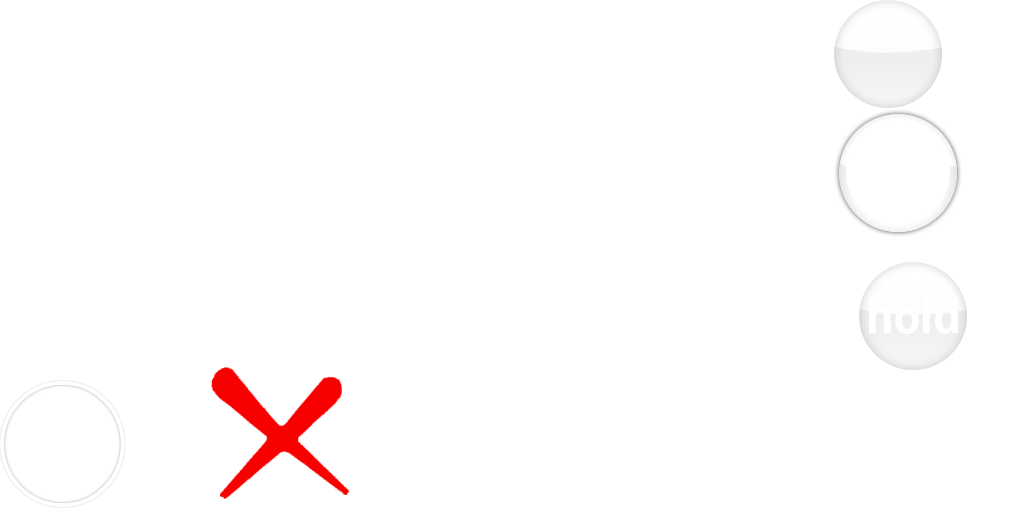
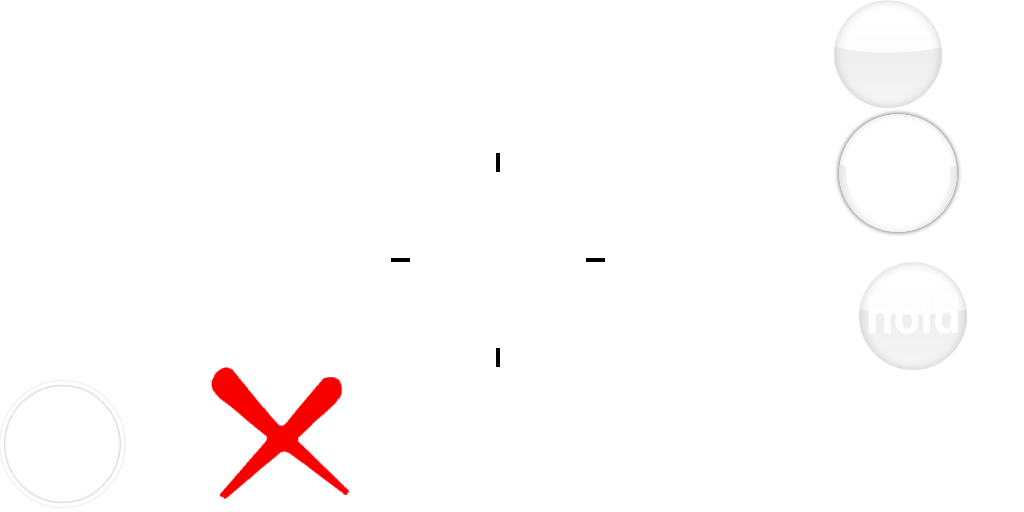
Comparing the layer stacks of the two 1024×512 images. Changes:
added layer "Layer 5 copy" in group "Slider Follow Circle" over [391,258,605,262]
added layer "Layer 5" in group "Slider Follow Circle" over [496,153,500,367]
